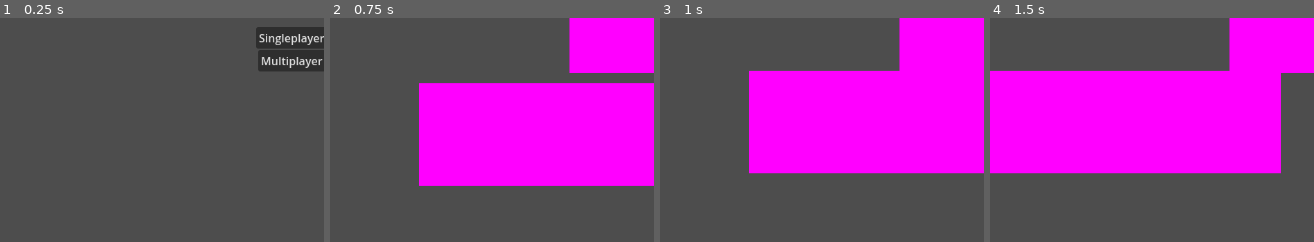
Above: before the commit, frames 1-4 (left to right).
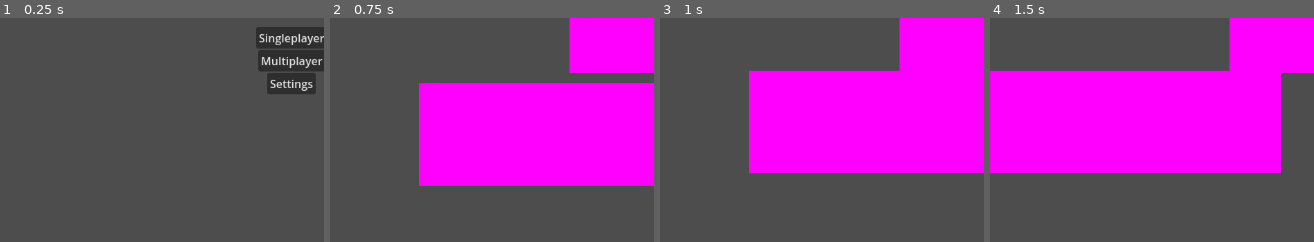
Above: after the commit, the same moments.

Repository: Sheep26/2DMultiplayerShooter
Game: Godot game, scene res://Scenes/MainMenu/MainMenu.tscn
Two runs of this game, one before a commit and one after it. Both use one fixed random seed, a clock stepped at 60 frames per second and the inputs below.
Inputs:
- Up to frame 1 (0.25 s): no input
- Up to frame 2 (0.75 s): click "Singleplayer" at 0.5 s
- Up to frame 3 (1 s): no input
- Up to frame 4 (1.5 s): tap Enter at 1.25 s; hold Right (right) from 1.28 s (still down); tap E (dash) at 1.35 s
The pictures show only the part of the screen within x 17-67%, y 46-96%; the shares and areas given below are measured in that part.

The runs differ from the first frame. In frame 1, 1.3% of the frame differs, in the area x 82-98%, y 24-34%; in frame 2, nothing differs; in frame 3, nothing differs; in frame 4, nothing differs.

Commit message:
ee

Diff:
--- a/Scenes/MainMenu/MainMenu.tscn
+++ b/Scenes/MainMenu/MainMenu.tscn
@@ -1,7 +1,8 @@
-[gd_scene load_steps=3 format=3 uid="uid://ddoa8yw58lf23"]
+[gd_scene load_steps=4 format=3 uid="uid://ddoa8yw58lf23"]
 
 [ext_resource type="Script" path="res://Scripts/SingleplayerButton.gd" id="1_8oixk"]
 [ext_resource type="Script" path="res://Scripts/MultiplayerButton.gd" id="2_ymcor"]
+[ext_resource type="Script" path="res://Scripts/SettingsButton.gd" id="3_q2w2h"]
 
 [node name="MainMenu" type="Control"]
 layout_mode = 3
@@ -56,3 +57,18 @@
 grow_vertical = 2
 text = "Multiplayer"
 script = ExtResource("2_ymcor")
+
+[node name="SettingsButton" type="Button" parent="CanvasLayer"]
+anchors_preset = 8
+anchor_left = 0.5
+anchor_top = 0.5
+anchor_right = 0.5
+anchor_bottom = 0.5
+offset_left = -35.0
+offset_top = 51.0
+offset_right = 35.0
+offset_bottom = 82.0
+grow_horizontal = 2
+grow_vertical = 2
+text = "Settings"
+script = ExtResource("3_q2w2h")
--- /dev/null
+++ b/Scripts/SettingsButton.gd
@@ -0,0 +1,13 @@
+extends Button
+
+
+# Called when the node enters the scene tree for the first time.
+func _ready():
+	pressed.connect(self._button_pressed)
+
+# Called every frame. 'delta' is the elapsed time since the previous frame.
+func _process(_delta):
+	pass
+
+func _button_pressed():
+	pass
